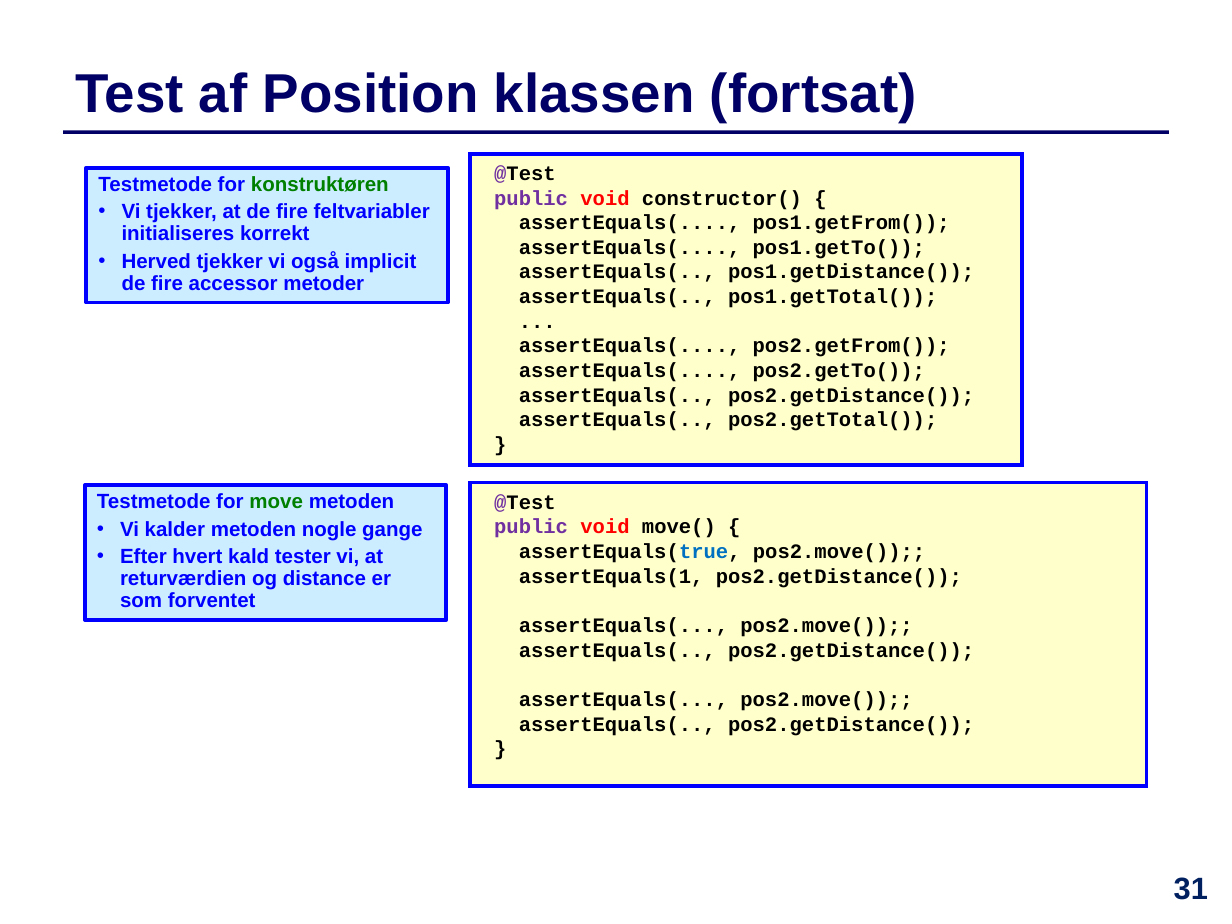
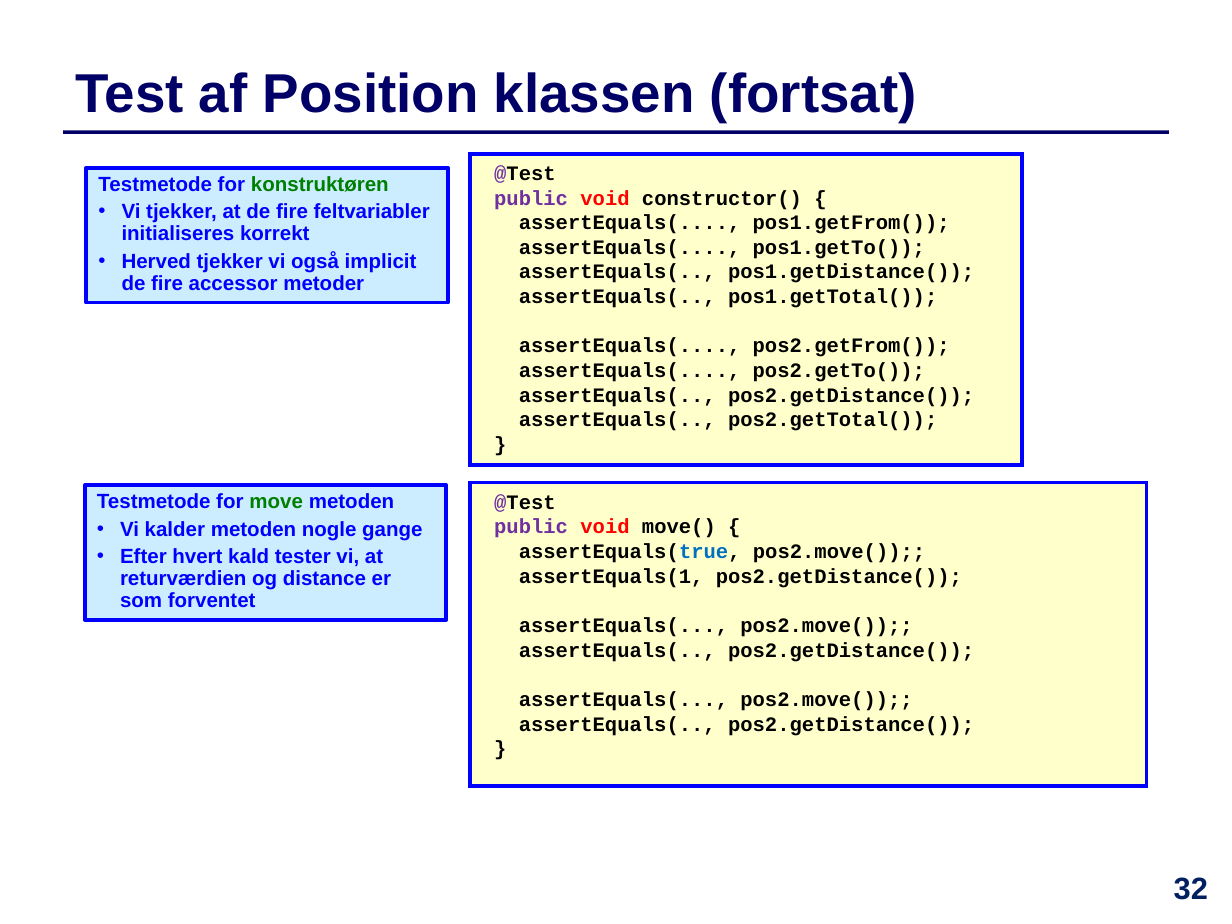
Before and after one commit to IntProgAU/Materiale, a slide deck: slide 32 of web/e21/uge_12/Slides-Uge12.pptx (slide 31 before the commit). Drawn at 1232x924 pixels with LibreOffice and Linux fonts; fonts in the diff are those of the drawing. Boxes give left, top, right and bottom in pixels: in the first picture for what was removed or moved away, otherwise in the second. Text is boxed around its words. In the diff, an @@ line names an element or a change of style, - is before the commit and + after.

```diff
--- a/web/e21/uge_12/Slides-Uge12.pptx
+++ b/web/e21/uge_12/Slides-Uge12.pptx
@@ text in rectangle at box(469, 154, 1021, 466): paragraph removed @@
-...
@@ page number at box(1174, 877, 1208, 900): text changed @@
-31
+32
```
Also in this commit, not shown: 13 other slides changed, 1 slide added, 1 other file.
